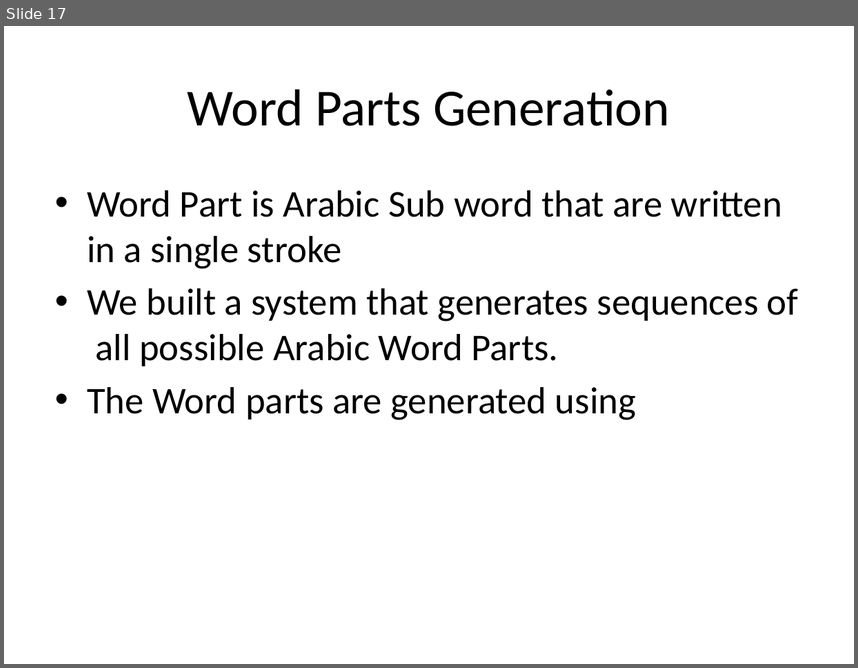
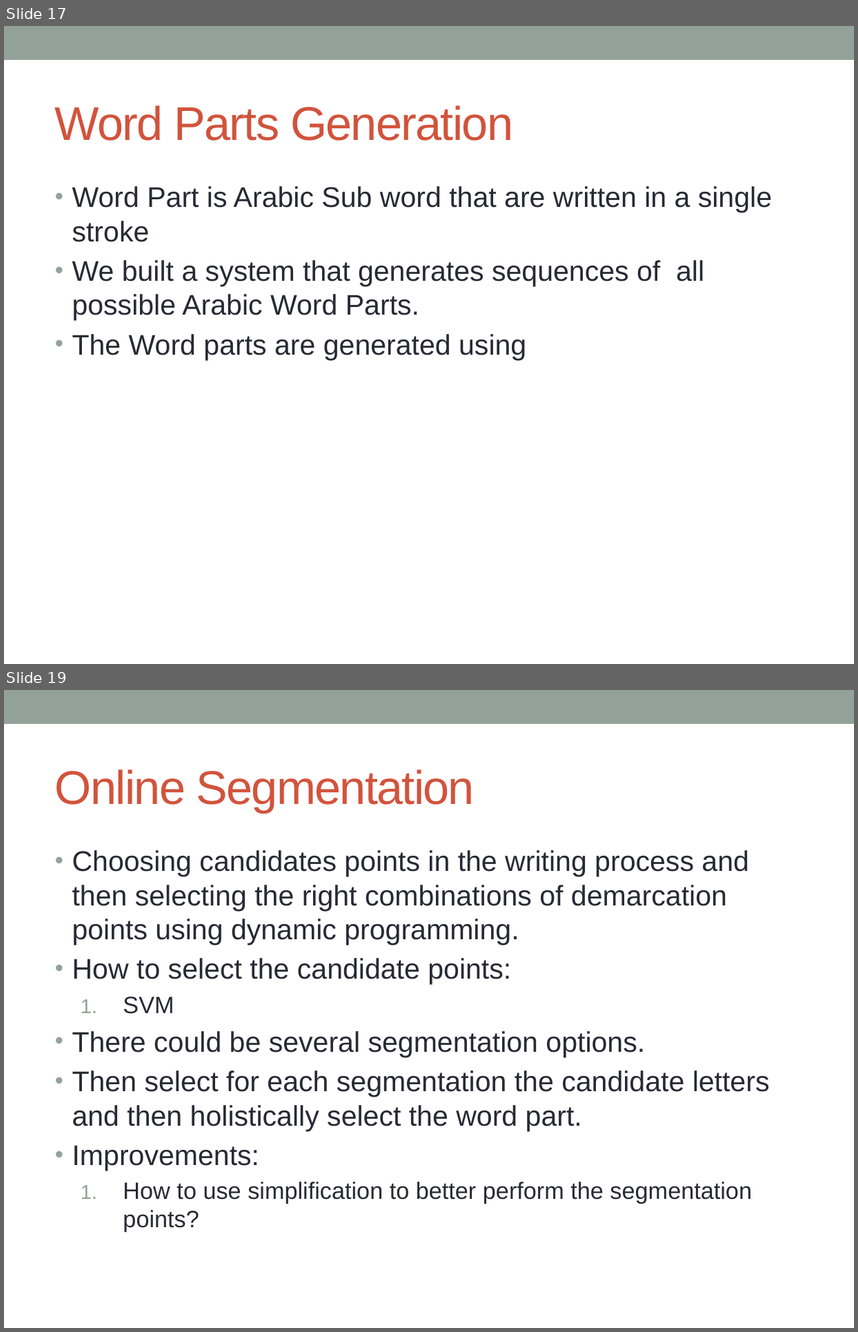
Before and after one commit to kourgeorge/arabic-icr, a slide deck: Thesis/Just In Time Arabic Handwriting Recognition.pptx. Shown one above the other, each under a label of ours: slide 17 before the commit, slides 17 and 19 after it; the slides between them are not shown. The pictures are 858x668 and 858x1332 pixels, drawn with LibreOffice and Linux fonts; fonts in the diff are those of the drawing. Boxes give left, top, right and bottom in pixels: in the first picture for what was removed or moved away, otherwise in the second. Text is boxed around its words. In the diff, an @@ line names an element or a change of style, - is before the commit and + after.

Commit message:
New recognition process. Progressive segmentation only. The letters recognition is done after the scribing is done.

```diff
--- a/Thesis/Just In Time Arabic Handwriting Recognition.pptx
+++ b/Thesis/Just In Time Arabic Handwriting Recognition.pptx
@@ slide 19 added at (4,690,854,1328), background #FFFFFF; not listed: 1 template element that a slide beside it also shows @@
@@ title added at (55,769,475,813), 40 pt, text #D2533C @@
+Online Segmentation
@@ text added at (72,850,770,1232), 24 pt, text #292934 @@
+• Choosing candidates points in the writing process and then selecting the right combinations of demarcation points using dynamic programming.
+• How to select the candidate points:
+  1. SVM
+• There could be several segmentation options.
+• Then select for each segmentation the candidate letters and then holistically select the word part.
+• Improvements:
+  1. How to use simplification to better perform the segmentation points?
@@ slide 17 changed as well @@
@@ rectangle added at (4,26,854,60), fill #93A299 @@
@@ title "Word Parts Generation": place and size @@
-title "Word Parts Generation" at (188,89,670,126)
+title "Word Parts Generation" at (55,105,513,141)
@@ title "Word Parts Generation" at (55,105,513,141): size 44 to 40 pt, font Calibri to Arial, text colour #000000 to #D2533C, letter spacing 0 to -1 pt; alignment centre to left @@
@@ text "Word Part is Arabic Sub ..." at (72,186,772,360): size 32 to 24 pt, font Calibri to Arial, text colour #000000 to #292934; indent changed; less space between paragraphs @@
```
Also in this commit, not shown: 17 other slides changed, 6 other slides added, 2 slides removed, 4 other files.
